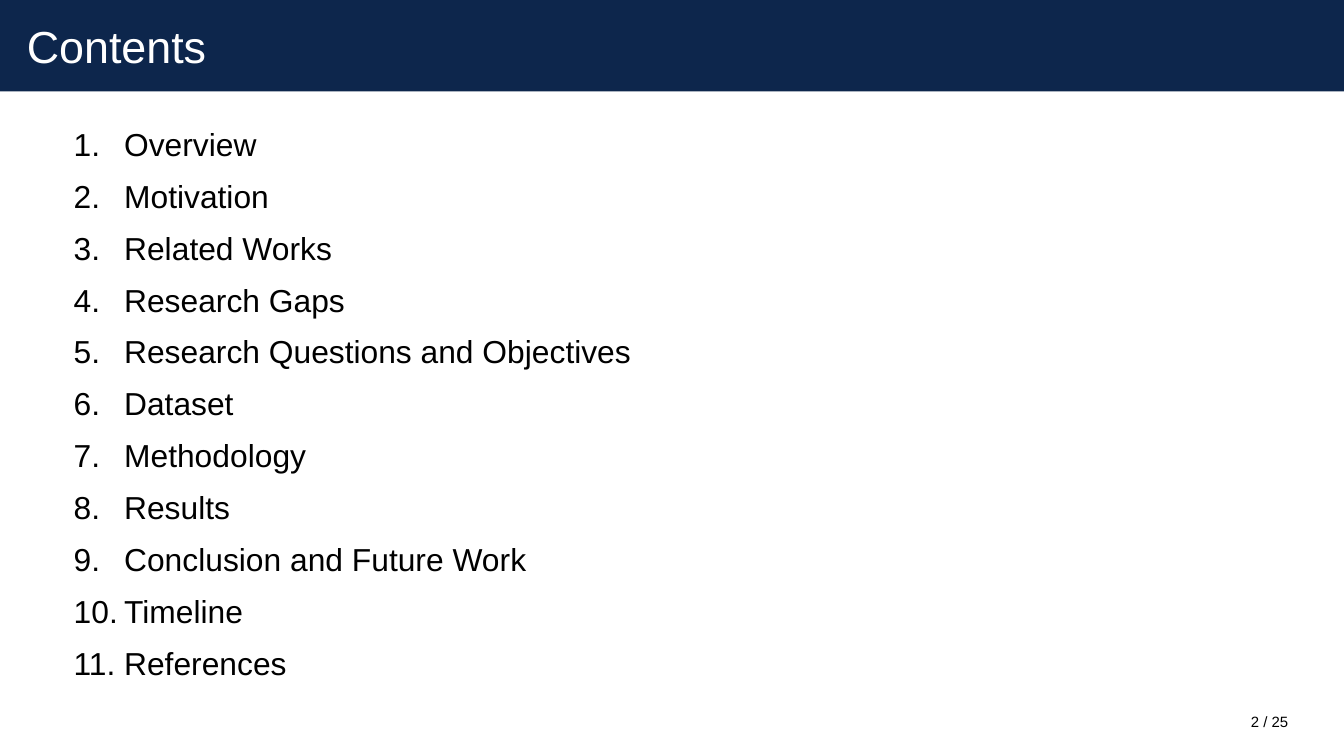
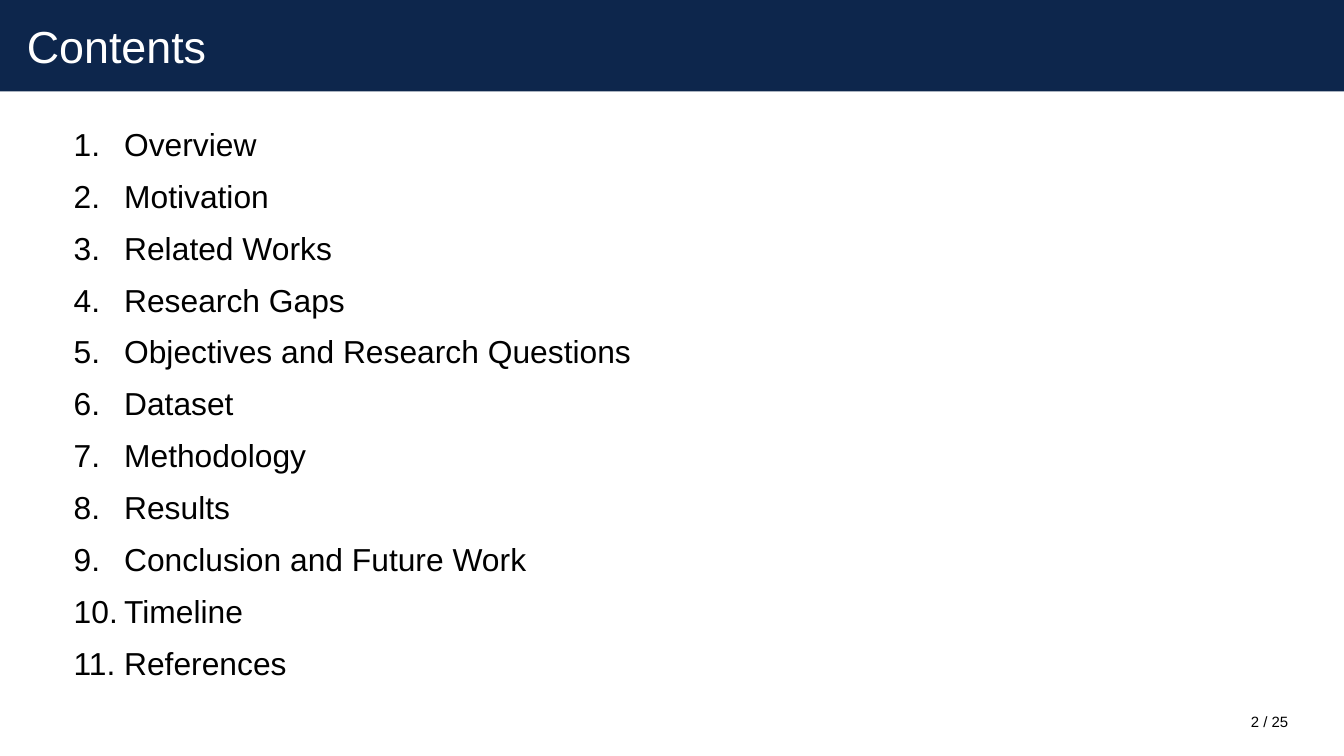
Before and after one commit to itz-puneet/thesis-later, a slide deck: slide 2 of MTP 2/presentation/mtp2_presentation.pptx. Drawn at 1344x756 pixels with LibreOffice and Linux fonts; fonts in the diff are those of the drawing. Boxes give left, top, right and bottom in pixels: in the first picture for what was removed or moved away, otherwise in the second. Text is boxed around its words. In the diff, an @@ line names an element or a change of style, - is before the commit and + after.

Commit message:
Shorten the title, reduce the objectives and add the methodology to the first-stage report
Changes asked for by the supervisor after reviewing the first-stage report
and slides:

- Title is now "Label Noise in Just-In-Time Software Defect Prediction".
- The six objectives are reduced to three main objectives, which are
  stated before the research questions. Each research question names the
  objective it belongs to.
- The first-stage report has a new chapter, "Proposed Methodology",
  written as planned work without results. The closing chapter is
  shortened accordingly and the last paragraph of the abstract is removed.
- The second-stage report uses the same title and objectives and now
  refers to its own work as the second stage.
- Slides: new title, objectives before research questions, methodology
  slides in the first-stage deck, and no timeline slide in that deck.

```diff
--- a/MTP 2/presentation/mtp2_presentation.pptx
+++ b/MTP 2/presentation/mtp2_presentation.pptx
@@ text at [124, 340, 631, 369]: text changed @@
-5. Research Questions and Objectives
+5. Objectives and Research Questions
```
Also in this commit, not shown: 3 other slides changed, 10 other files.
